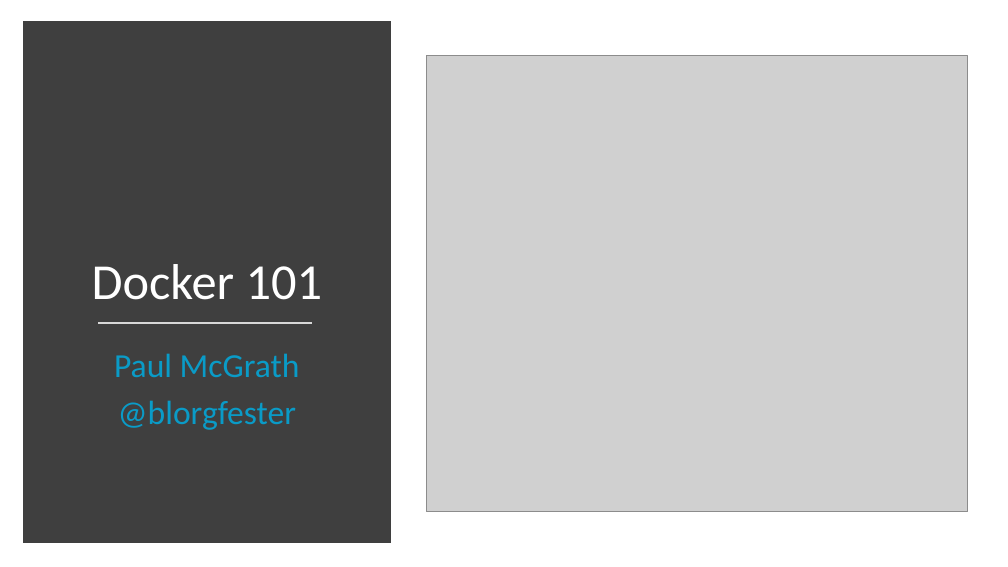
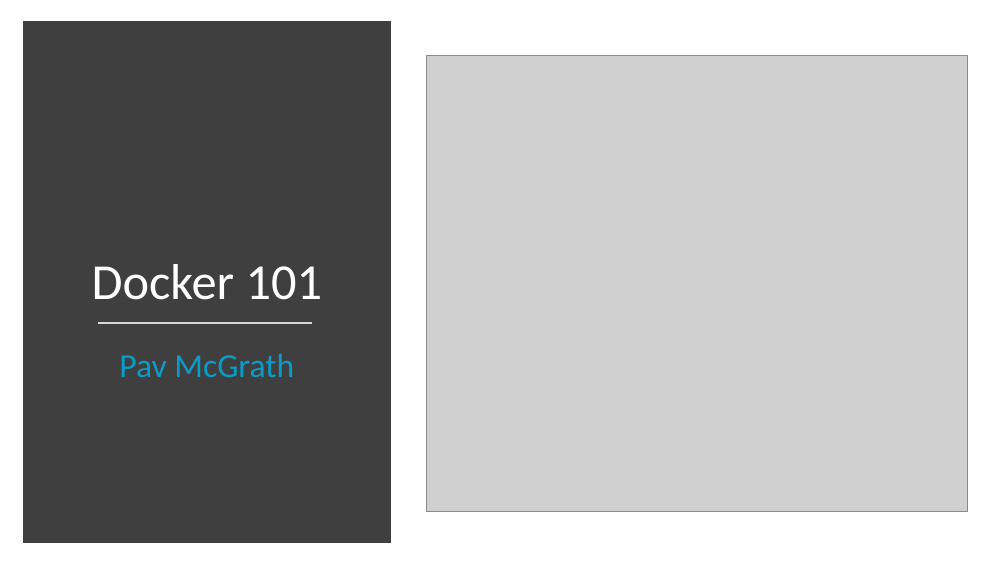
Before and after one commit to pavlosmcg/docker101, a slide deck: slide 1 of Docker 101.pptx. Drawn at 1008x567 pixels with LibreOffice and Linux fonts; fonts in the diff are those of the drawing; grey boxes stand for pictures. Boxes give left, top, right and bottom in pixels: in the first picture for what was removed or moved away, otherwise in the second. Text is boxed around its words. In the diff, an @@ line names an element or a change of style, - is before the commit and + after.

```diff
--- a/Docker 101.pptx
+++ b/Docker 101.pptx
@@ subtitle at (119,353,294,377): text changed @@
-Paul McGrath
-@blorgfester
+Pav McGrath
```
Also in this commit, not shown: 4 other slides changed.
